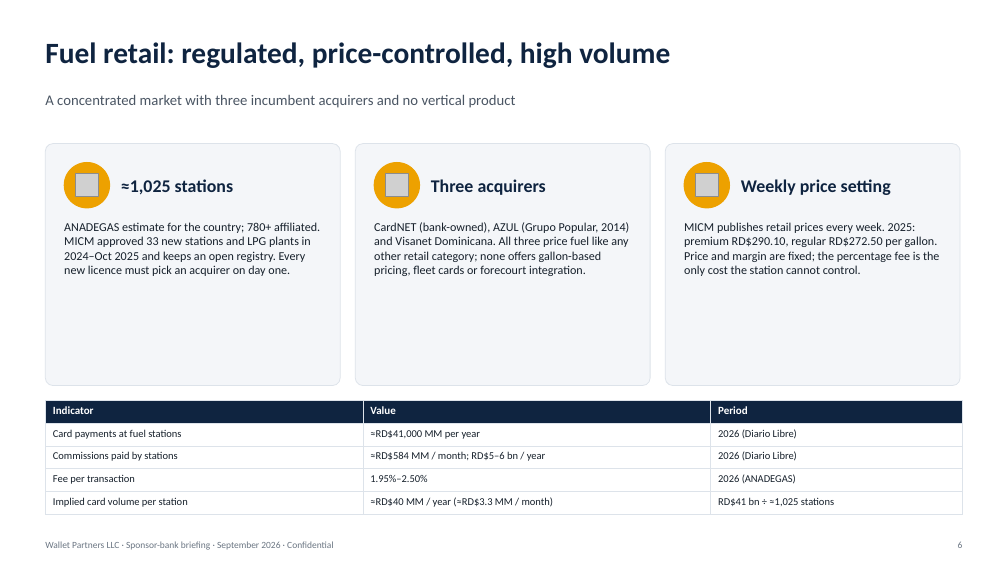
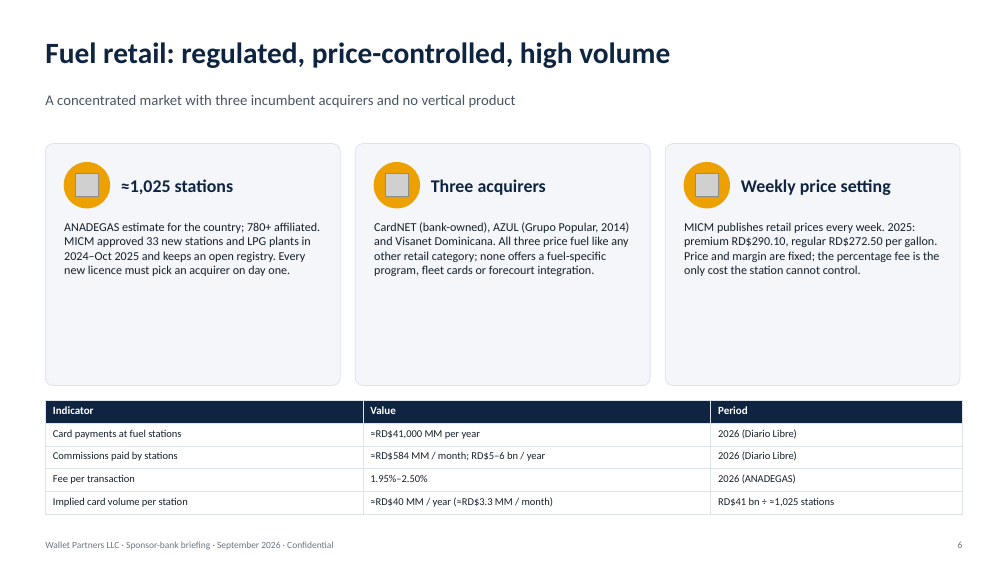
Before and after one commit to arullo1980/Family-Pharmacy, a slide deck: slide 6 of deck/Wallet-Partners-Sponsor-Bank-Deck.pptx. Drawn at 1008x567 pixels with LibreOffice and Linux fonts; fonts in the diff are those of the drawing; grey boxes stand for pictures. Boxes give left, top, right and bottom in pixels: in the first picture for what was removed or moved away, otherwise in the second. Text is boxed around its words. In the diff, an @@ line names an element or a change of style, - is before the commit and + after.

```diff
--- a/deck/Wallet-Partners-Sponsor-Bank-Deck.pptx
+++ b/deck/Wallet-Partners-Sponsor-Bank-Deck.pptx
@@ text at [374,222,629,276]: text changed @@
-CardNET (bank-owned), AZUL (Grupo Popular, 2014) and Visanet Dominicana. All three price fuel like any other retail category; none offers gallon-based pricing, fleet cards or forecourt integration.
+CardNET (bank-owned), AZUL (Grupo Popular, 2014) and Visanet Dominicana. All three price fuel like any other retail category; none offers a fuel-specific program, fleet cards or forecourt integration.
```
Also in this commit, not shown: 7 other slides changed, 50 other files.
